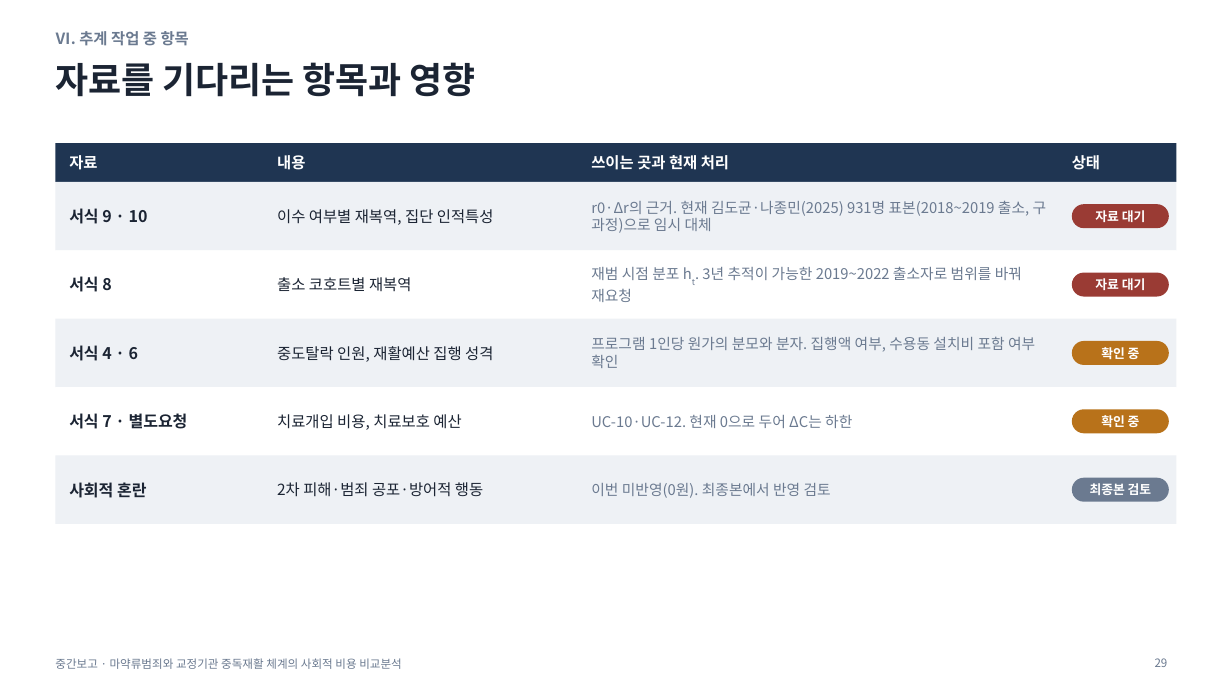
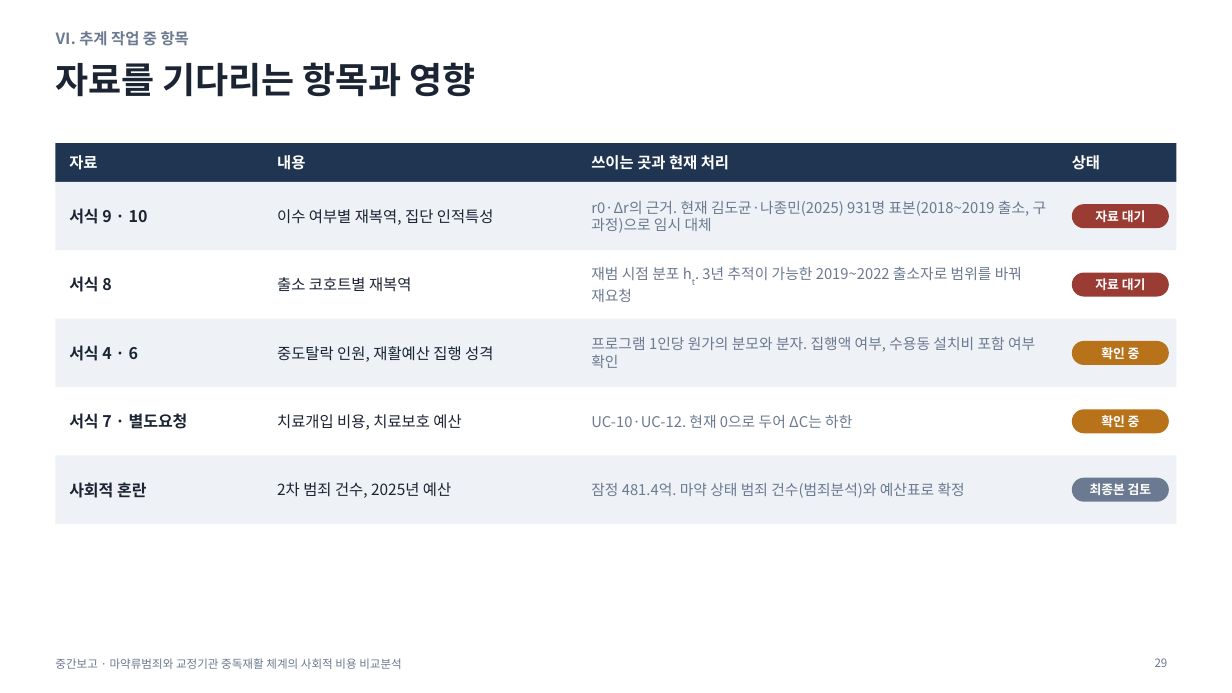
Before and after one commit to adminmrobo/drug-crime-social-cost, a slide deck: slide 29 of deliverables/중간보고_마약류사회적비용.pptx. Drawn at 1232x693 pixels with LibreOffice and Linux fonts; fonts in the diff are those of the drawing. Boxes give left, top, right and bottom in pixels: in the first picture for what was removed or moved away, otherwise in the second. Text is boxed around its words. In the diff, an @@ line names an element or a change of style, - is before the commit and + after.

Commit message:
사회적 혼란·기타 반영(2024 확정), 2025년 시산판 요약본·슬라이드·엑셀 추가

```diff
--- a/deliverables/중간보고_마약류사회적비용.pptx
+++ b/deliverables/중간보고_마약류사회적비용.pptx
@@ text at box(277, 482, 451, 498): text changed @@
-2차 피해·범죄 공포·방어적 행동
+2차 범죄 건수, 2025년 예산
@@ text at box(591, 482, 965, 498): text changed @@
-이번 미반영(0원). 최종본에서 반영 검토
+잠정 481.4억. 마약 상태 범죄 건수(범죄분석)와 예산표로 확정
```
Also in this commit, not shown: 12 other slides changed, 14 other files.
